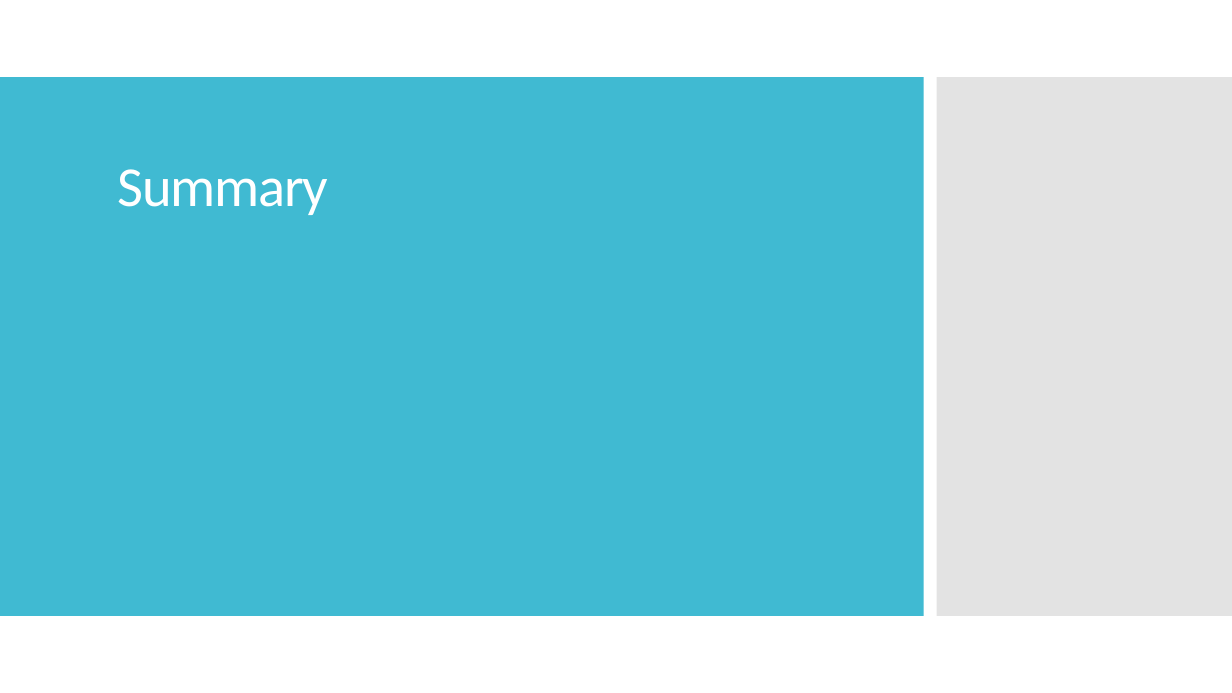
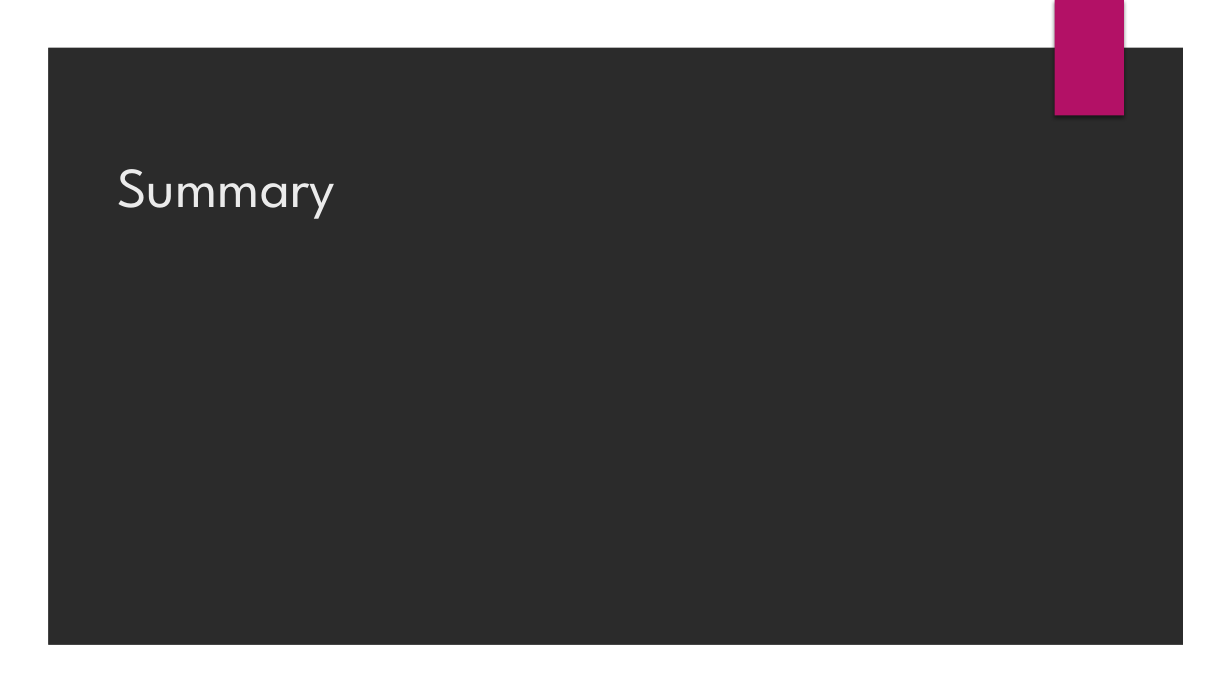
Before and after one commit to louiseshambrook/visit_scotland_final_project, a slide deck: slide 16 of presentation/visit_scotland_presentation.pptx. Drawn at 1232x693 pixels with LibreOffice and Linux fonts; fonts in the diff are those of the drawing; background and template pictures are left out; a plain dark background stands for a picture behind light text. Boxes give left, top, right and bottom in pixels: in the first picture for what was removed or moved away, otherwise in the second. Text is boxed around its words. In the diff, an @@ line names an element or a change of style, - is before the commit and + after.

```diff
--- a/presentation/visit_scotland_presentation.pptx
+++ b/presentation/visit_scotland_presentation.pptx
@@ background #FFFFFF to picture (left out) @@
@@ freeform shape added at (0, 0, 1232, 693), fill #FFFFFF @@
@@ rectangle added at (1055, 0, 1124, 116), fill #B31166 @@
@@ rectangle removed at (0, 77, 924, 616) @@
@@ rectangle removed at (937, 77, 1232, 616) @@
@@ title "Summary" at (117, 169, 335, 219): font Calibri to League Spartan, text colour #FFFFFF to #EBEBEB, letter spacing -1 to 0 pt; line spacing 0.9 to 1 @@
```
Also in this commit, not shown: 9 other slides changed, 7 slides added, 7 slides removed, 1 other file.
